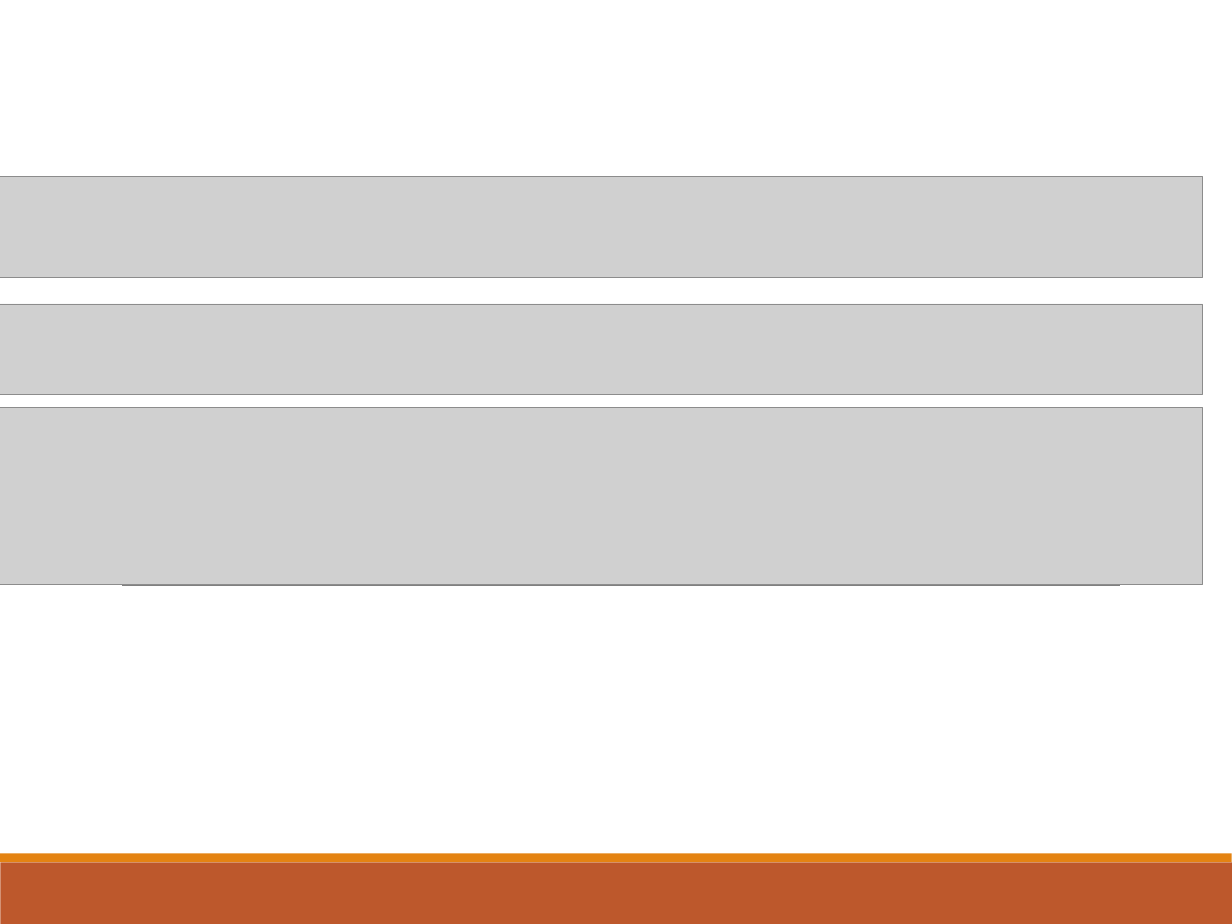
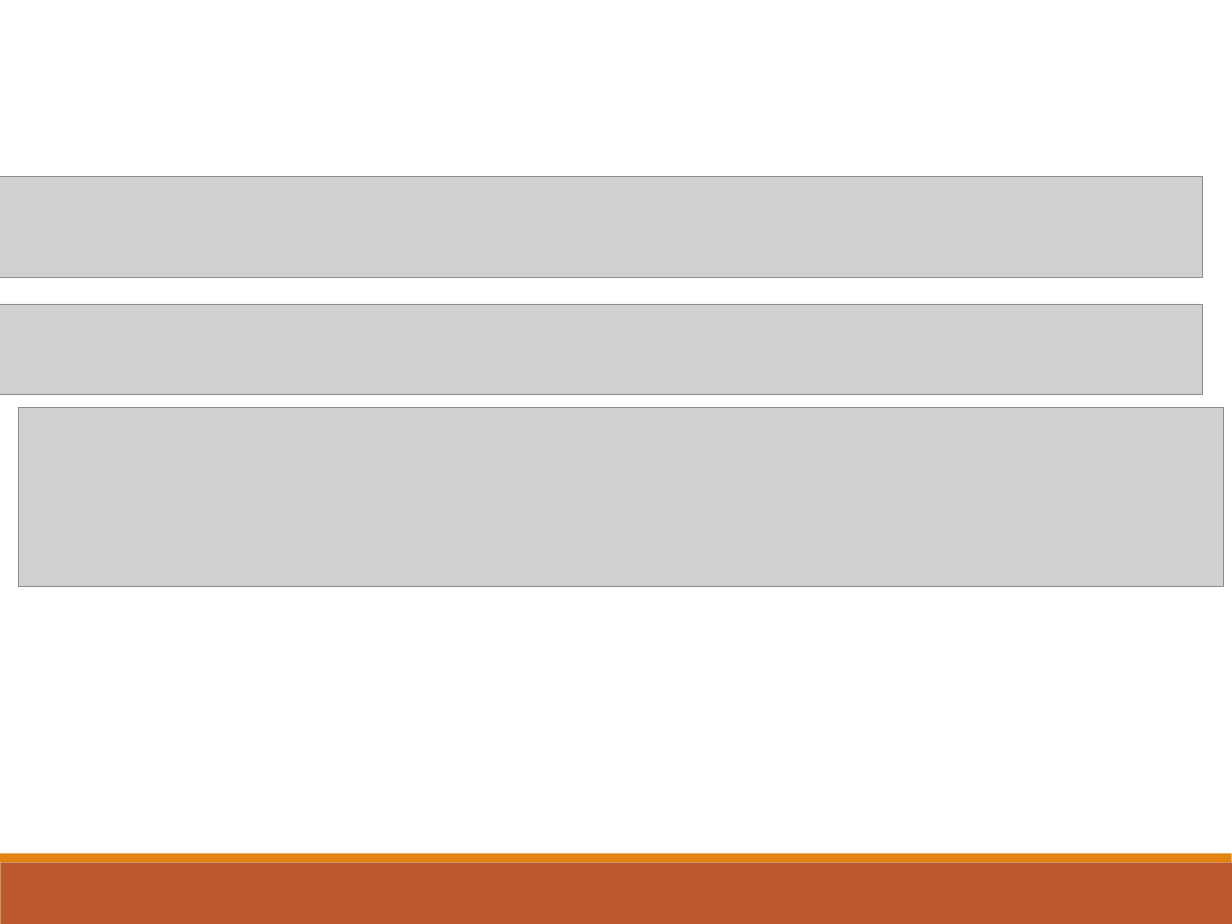
Before and after one commit to northking2016/STAT-628-team-6, a slide deck: slide 3 of Modul1FinalVersion_modified.pptx. Drawn at 1232x924 pixels with LibreOffice and Linux fonts; fonts in the diff are those of the drawing; grey boxes stand for pictures. Boxes give left, top, right and bottom in pixels: in the first picture for what was removed or moved away, otherwise in the second. Text is boxed around its words. In the diff, an @@ line names an element or a change of style, - is before the commit and + after.

```diff
--- a/Modul1FinalVersion_modified.pptx
+++ b/Modul1FinalVersion_modified.pptx
@@ picture: place and size @@
-picture at [0,407,1203,584]
+picture at [18,408,1224,587]
@@ line removed from (122, 586) to (1120, 586) @@
```
